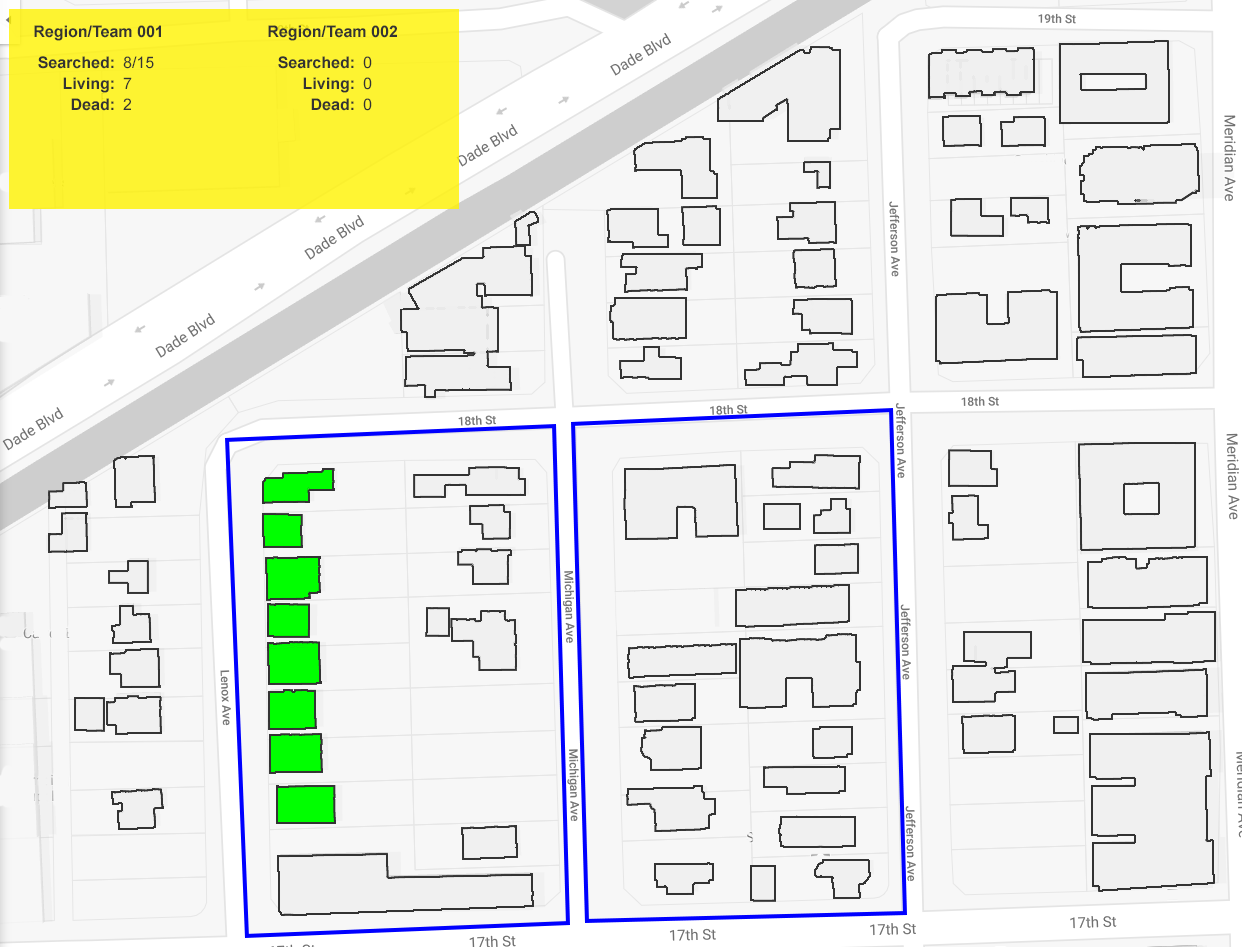
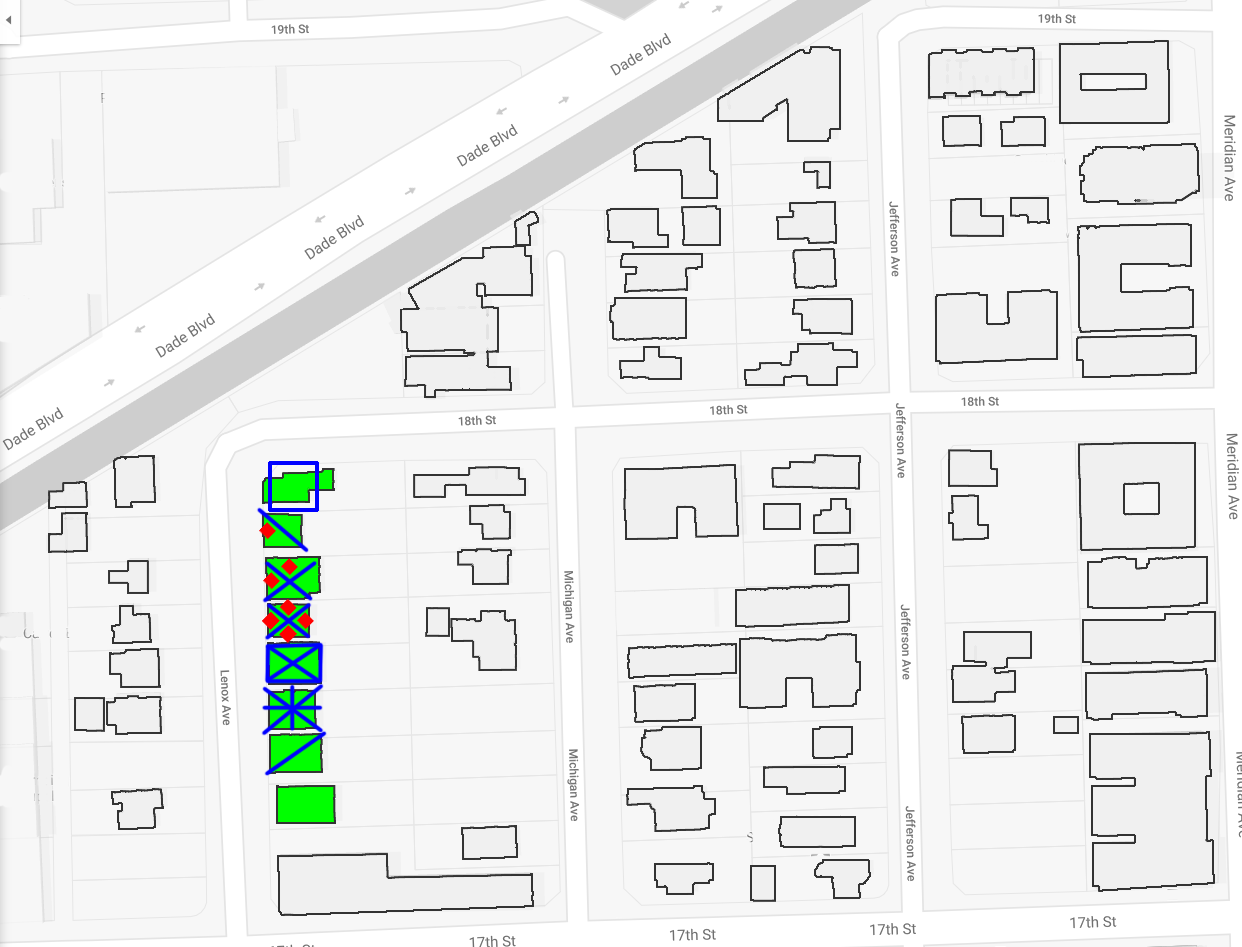
Revision of a layered 1242px x 947px image; what changed, layer by layer:
moved "region right" into group "RegionsTeams" over [571, 408, 907, 923]
moved "region left" into group "RegionsTeams" over [225, 424, 570, 938]
moved "Region/Team 001" into group "RegionsTeams" over [34, 25, 161, 41]
moved "Dead: copy" into group "RegionsTeams" over [311, 98, 354, 111]
moved "0" (1st of 3, in "RegionsTeams") into group "RegionsTeams" over [363, 98, 372, 111]
moved "Living: copy" into group "RegionsTeams" over [303, 77, 354, 93]
moved "0" (2nd of 3, in "RegionsTeams") into group "RegionsTeams" over [363, 77, 372, 90]
moved "Searched: copy" into group "RegionsTeams" over [278, 56, 354, 69]
moved "0" (3rd of 3, in "RegionsTeams") into group "RegionsTeams" over [363, 56, 372, 69]
moved "Dead:" into group "RegionsTeams" over [71, 98, 114, 111]
moved "2" into group "RegionsTeams" over [123, 98, 131, 110]
moved "Living:" into group "RegionsTeams" over [63, 77, 114, 93]
moved "7" into group "RegionsTeams" over [123, 77, 132, 89]
moved "Searched:" into group "RegionsTeams" over [38, 56, 114, 69]
moved "8/15" into group "RegionsTeams" over [123, 56, 154, 69]
moved "Region/Team 002" into group "RegionsTeams" over [268, 25, 397, 41]
moved "Rectangle 1" into group "RegionsTeams" over [9, 9, 459, 209]
added layer "Layer 1" above "strokes" over [256, 461, 327, 777]
